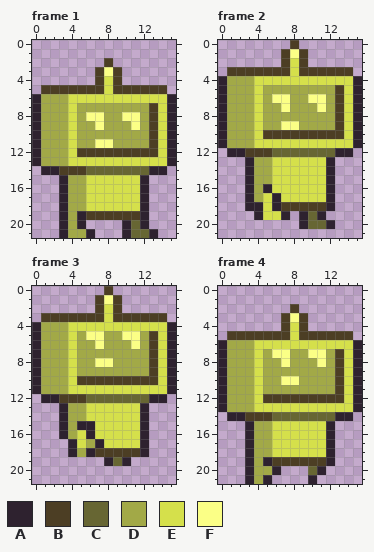
Pixel-art file -- assets/images/player/player_run.aseprite. The picture above was drawn from the file before the commit.
16x22 pixels, 8 frames. Shown: frame 1, frame 2, frame 3, frame 4. The commit also changed other frames, which this record leaves out.
Palette (. is transparent): A #2e222f  B #4c3e24  C #676633  D #a2a947  E #d5e04b  F #fbff86
Now the later version:
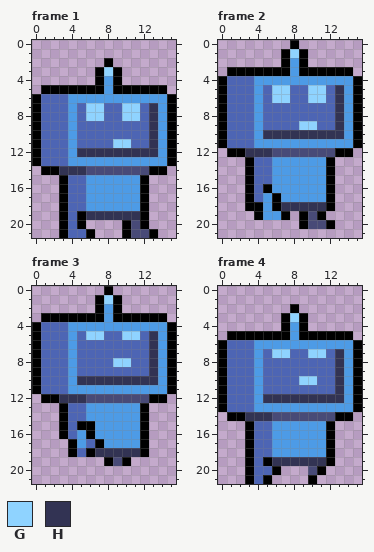
Colours new in this view: G #8fd3ff  H #323353
Commit message: Fixed images for player, and dead animation
What changed:
layer "Player_4" now hidden
layer "Player_3" now shown
colour A: #2e222f -> #000000
colour C: #676633 -> #484a77
colour D: #a2a947 -> #4d65b4
colour E: #d5e04b -> #4d9be6
Frame 1, layer "Player_3":
y 2: x 8 B -> A
y 3: x 7..9 BFB -> AGA
y 4: x 7 B -> A; x 9 B -> A
y 5: x 1..7 BBBBBBB -> AAAAAAA; x 9..14 BBBBBB -> AAAAAA
y 7: x 6..7 DD -> GG; x 10..11 DD -> GG; x 13 B -> H
y 8: x 6..7 FF -> GG; x 10..11 FF -> GG; x 13 B -> H
y 9: x 7 F -> D; x 11 F -> D; x 13 B -> H
y 10: x 13 B -> H
y 11: x 7..10 FFDD -> DDGG; x 13 B -> H
y 12: x 5..13 BBBBBBBBB -> HHHHHHHHH
y 14: x 3..5 BBB -> HHH
y 19: x 6..11 BBBBBB -> HHHHHH
Frame 2, layer "Player_3":
y 0: x 8 B -> A
y 1: x 7..9 BFB -> AGA
y 2: x 7 B -> A; x 9 B -> A
y 3: x 1..7 BBBBBBB -> AAAAAAA; x 9..14 BBBBBB -> AAAAAA
y 5: x 6..7 DD -> GG; x 10..11 DD -> GG; x 13 B -> H
y 6: x 6..7 FF -> GG; x 10..11 FF -> GG; x 13 B -> H
y 7: x 7 F -> D; x 11 F -> D; x 13 B -> H
y 8: x 13 B -> H
y 9: x 7..10 FFDD -> DDGG; x 13 B -> H
y 10: x 5..13 BBBBBBBBB -> HHHHHHHHH
y 12: x 3..5 BBB -> HHH
y 18: x 7..11 BBBBB -> HHHHH
Frame 3, layer "Player_3":
y 0: x 8 B -> A
y 1: x 7..9 BFB -> AGA
y 2: x 7 B -> A; x 9 B -> A
y 3: x 1..7 BBBBBBB -> AAAAAAA; x 9..14 BBBBBB -> AAAAAA
y 5: x 6..7 FF -> GG; x 10..11 FF -> GG; x 13 B -> H
y 6: x 7 F -> D; x 11 F -> D; x 13 B -> H
y 7: x 13 B -> H
y 8: x 7..10 FFDD -> DDGG; x 13 B -> H
y 9: x 13 B -> H
y 10: x 5..13 BBBBBBBBB -> HHHHHHHHH
y 12: x 3..5 BBB -> HHH
y 18: x 7..11 BBBBB -> HHHHH
Frame 4, layer "Player_3":
y 2: x 8 B -> A
y 3: x 7..9 BFB -> AGA
y 4: x 7 B -> A; x 9 B -> A
y 5: x 1..7 BBBBBBB -> AAAAAAA; x 9..14 BBBBBB -> AAAAAA
y 7: x 6..7 FF -> GG; x 10..11 FF -> GG; x 13 B -> H
y 8: x 7 F -> D; x 11 F -> D; x 13 B -> H
y 9: x 13 B -> H
y 10: x 7..10 FFDD -> DDGG; x 13 B -> H
y 11: x 13 B -> H
y 12: x 5..13 BBBBBBBBB -> HHHHHHHHH
y 14: x 3..5 BBB -> HHH
y 19: x 6..11 BBBBBB -> HHHHHH
Where, in picture pixels (left, top, right, bottom), the same in both pictures:
changed: (32, 58, 176, 238)
changed: (218, 40, 362, 229)
changed: (32, 286, 176, 466)
changed: (218, 304, 362, 484)
